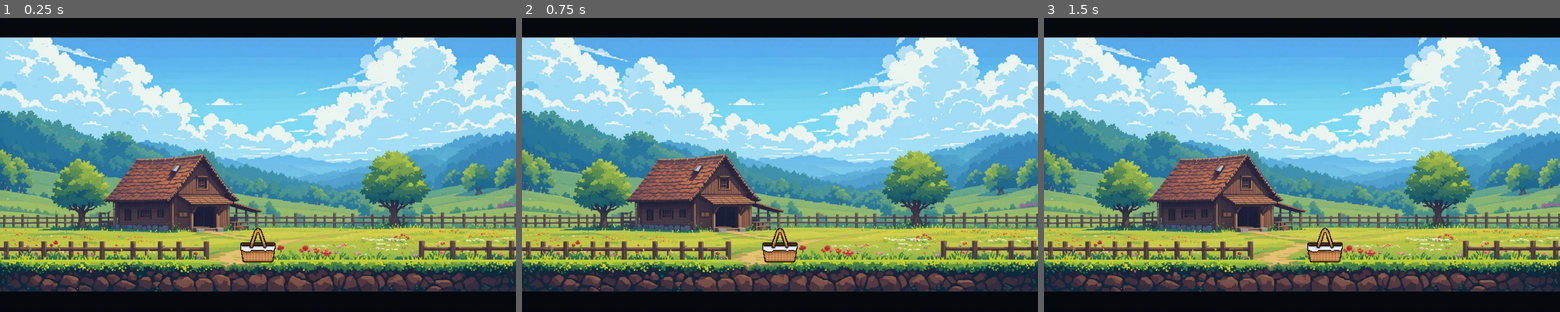
Above: before the commit, frames 1-3 (left to right).
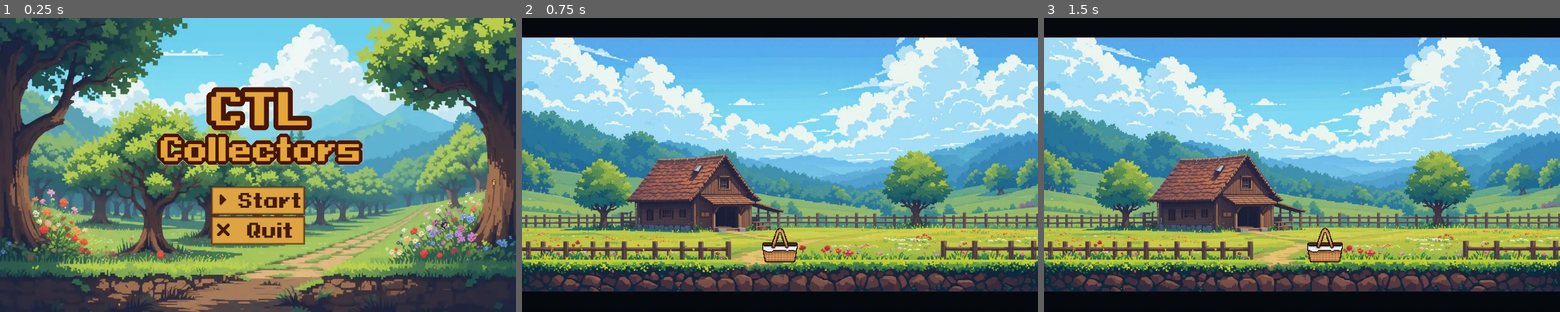
Above: after the commit, the same moments.

Repository: DevCadion/Projeto-Game-Collectors
Game: Godot game, scene res://scens/title_screen.tscn
The game is run twice, just before and just after one commit, with the same random seed, the same clock (stepped at 60 frames per second) and the same inputs. Before the commit the project starts from res://scens/game.tscn.
Inputs (mouse positions are in pixels of both pictures, inside the frame that each line leads up to):
- Up to frame 1 (0.25 s): no input
- Up to frame 2 (0.75 s): click (780, 200) at 0.5 s, where only the run after the commit has a clickable "Start"
- Up to frame 3 (1.5 s): tap Enter at 1.25 s; hold D (direita) from 1.28 s (still down)

The runs differ from the first frame. In frame 1, 94% of the frame differs, in the area x 0-100%, y 0-100%; in frame 2, nothing differs; in frame 3, nothing differs.

Commit message:
TitleScreen

Diff:
--- a/project.godot
+++ b/project.godot
@@ -11,7 +11,7 @@
 [application]
 
 config/name="Collectors"
-run/main_scene="uid://o7p1mm6x1n1t"
+run/main_scene="uid://w45lcjgfc5cc"
 config/features=PackedStringArray("4.4", "Mobile")
 
 [display]
--- /dev/null
+++ b/scens/title_screen.tscn
@@ -0,0 +1,59 @@
+[gd_scene load_steps=6 format=3 uid="uid://w45lcjgfc5cc"]
+
+[ext_resource type="Texture2D" uid="uid://ctae12muhth57" path="res://sprites/menu.jpeg" id="1_fhlg3"]
+[ext_resource type="Script" uid="uid://dwvbawxpodrv7" path="res://scripts/Title.gd" id="1_urp0v"]
+[ext_resource type="Texture2D" uid="uid://bgwr62tces060" path="res://sprites/CTL_Collectors_no_bg_small.png" id="2_gtuqw"]
+[ext_resource type="Theme" uid="uid://dgo24lfwdkafo" path="res://themes/title_screen.tres" id="3_vgkvh"]
+[ext_resource type="Theme" uid="uid://dihwgyfxyun0e" path="res://themes/title_quit.tres" id="4_hsc7e"]
+
+[node name="TitleScreen" type="Control"]
+layout_mode = 3
+anchors_preset = 15
+anchor_right = 1.0
+anchor_bottom = 1.0
+grow_horizontal = 2
+grow_vertical = 2
+script = ExtResource("1_urp0v")
+
+[node name="BG" type="TextureRect" parent="."]
+layout_mode = 0
+offset_right = 40.0
+offset_bottom = 40.0
+texture = ExtResource("1_fhlg3")
+
+[node name="MarginContainer" type="MarginContainer" parent="."]
+layout_mode = 1
+anchors_preset = 15
+anchor_right = 1.0
+anchor_bottom = 1.0
+grow_horizontal = 2
+grow_vertical = 2
+theme_override_constants/margin_top = 0
+
+[node name="HBoxContainer" type="HBoxContainer" parent="MarginContainer"]
+layout_mode = 2
+size_flags_horizontal = 4
+size_flags_vertical = 4
+
+[node name="VBoxContainer" type="VBoxContainer" parent="MarginContainer/HBoxContainer"]
+layout_mode = 2
+size_flags_horizontal = 4
+
+[node name="Logo" type="TextureRect" parent="MarginContainer/HBoxContainer/VBoxContainer"]
+layout_mode = 2
+texture = ExtResource("2_gtuqw")
+
+[node name="Start_btn" type="Button" parent="MarginContainer/HBoxContainer/VBoxContainer"]
+layout_mode = 2
+size_flags_horizontal = 4
+theme = ExtResource("3_vgkvh")
+text = "Start"
+
+[node name="Quit_bnt" type="Button" parent="MarginContainer/HBoxContainer/VBoxContainer"]
+layout_mode = 2
+size_flags_horizontal = 4
+theme = ExtResource("4_hsc7e")
+text = "Quit "
+
+[connection signal="pressed" from="MarginContainer/HBoxContainer/VBoxContainer/Start_btn" to="." method="_on_start_btn_pressed"]
+[connection signal="pressed" from="MarginContainer/HBoxContainer/VBoxContainer/Quit_bnt" to="." method="_on_quit_bnt_pressed"]
--- /dev/null
+++ b/scripts/Title.gd
@@ -0,0 +1,10 @@
+extends Control
+
+
+
+func _on_start_btn_pressed() -> void:
+	get_tree().change_scene_to_file("res://scens/game.tscn")
+
+
+func _on_quit_bnt_pressed() -> void:
+	get_tree().quit()
--- /dev/null
+++ b/themes/title_quit.tres
@@ -0,0 +1,79 @@
+[gd_resource type="Theme" load_steps=8 format=3 uid="uid://dihwgyfxyun0e"]
+
+[ext_resource type="FontFile" uid="uid://bvg42fsbvfptu" path="res://fonts/PixeloidSans-Bold.ttf" id="1_b8h4u"]
+[ext_resource type="Texture2D" uid="uid://dhtlv1dk6iqit" path="res://sprites/outimage.png" id="2_35u6v"]
+
+[sub_resource type="StyleBoxFlat" id="StyleBoxFlat_liyf3"]
+content_margin_left = 4.0
+content_margin_top = 4.0
+content_margin_right = 4.0
+content_margin_bottom = 4.0
+bg_color = Color(0.1, 0.1, 0.1, 0.3)
+corner_radius_top_left = 3
+corner_radius_top_right = 3
+corner_radius_bottom_right = 3
+corner_radius_bottom_left = 3
+corner_detail = 5
+
+[sub_resource type="StyleBoxFlat" id="StyleBoxFlat_ip1x2"]
+bg_color = Color(0.870588, 0.643137, 0.262745, 1)
+border_width_left = 6
+border_width_top = 6
+border_width_right = 6
+border_width_bottom = 6
+border_color = Color(0.266667, 0.105882, 0.0117647, 1)
+border_blend = true
+
+[sub_resource type="StyleBoxFlat" id="StyleBoxFlat_pr06a"]
+bg_color = Color(0.870588, 0.643137, 0.262745, 1)
+border_width_left = 6
+border_width_top = 6
+border_width_right = 6
+border_width_bottom = 6
+border_color = Color(0.266667, 0.105882, 0.0117647, 1)
+border_blend = true
+
+[sub_resource type="StyleBoxFlat" id="StyleBoxFlat_hsc7e"]
+bg_color = Color(0.870588, 0.643137, 0.262745, 1)
+border_width_left = 6
+border_width_top = 6
+border_width_right = 6
+border_width_bottom = 6
+border_color = Color(0.266667, 0.105882, 0.0117647, 1)
+border_blend = true
+
+[sub_resource type="StyleBoxFlat" id="StyleBoxFlat_urp0v"]
+bg_color = Color(0.870588, 0.643137, 0.262745, 1)
+border_width_left = 6
+border_width_top = 6
+border_width_right = 6
+border_width_bottom = 6
+border_color = Color(0.266667, 0.266667, 0.0666667, 0.733333)
+
+[resource]
+Button/colors/font_color = Color(0.266667, 0.105882, 0.0117647, 1)
+Button/colors/font_disabled_color = Color(0.875, 0.875, 0.875, 0.5)
+Button/colors/font_focus_color = Color(0.95, 0.95, 0.95, 1)
+Button/colors/font_hover_color = Color(0.95, 0.95, 0.95, 1)
+Button/colors/font_hover_pressed_color = Color(1, 1, 1, 1)
+Button/colors/font_outline_color = Color(0, 0, 0, 1)
+Button/colors/font_pressed_color = Color(1, 1, 1, 1)
+Button/colors/icon_disabled_color = Color(1, 1, 1, 0.4)
+Button/colors/icon_focus_color = Color(1, 1, 1, 1)
+Button/colors/icon_hover_color = Color(1, 1, 1, 1)
+Button/colors/icon_hover_pressed_color = Color(1, 1, 1, 1)
+Button/colors/icon_normal_color = Color(1, 1, 1, 1)
+Button/colors/icon_pressed_color = Color(1, 1, 1, 1)
+Button/constants/align_to_largest_stylebox = 0
+Button/constants/h_separation = 38
+Button/constants/icon_max_width = 50
+Button/constants/line_spacing = -22
+Button/constants/outline_size = 0
+Button/font_sizes/font_size = 50
+Button/fonts/font = ExtResource("1_b8h4u")
+Button/icons/icon = ExtResource("2_35u6v")
+Button/styles/disabled = SubResource("StyleBoxFlat_liyf3")
+Button/styles/focus = SubResource("StyleBoxFlat_ip1x2")
+Button/styles/hover = SubResource("StyleBoxFlat_pr06a")
+Button/styles/normal = SubResource("StyleBoxFlat_hsc7e")
+Button/styles/pressed = SubResource("StyleBoxFlat_urp0v")
--- /dev/null
+++ b/themes/title_screen.tres
@@ -0,0 +1,79 @@
+[gd_resource type="Theme" load_steps=8 format=3 uid="uid://dgo24lfwdkafo"]
+
+[ext_resource type="FontFile" uid="uid://bvg42fsbvfptu" path="res://fonts/PixeloidSans-Bold.ttf" id="1_mdlp4"]
+[ext_resource type="Texture2D" uid="uid://c4u20vxeh8rgt" path="res://sprites/playimage.png" id="2_gwcq8"]
+
+[sub_resource type="StyleBoxFlat" id="StyleBoxFlat_liyf3"]
+content_margin_left = 4.0
+content_margin_top = 4.0
+content_margin_right = 4.0
+content_margin_bottom = 4.0
+bg_color = Color(0.1, 0.1, 0.1, 0.3)
+corner_radius_top_left = 3
+corner_radius_top_right = 3
+corner_radius_bottom_right = 3
+corner_radius_bottom_left = 3
+corner_detail = 5
+
+[sub_resource type="StyleBoxFlat" id="StyleBoxFlat_ip1x2"]
+bg_color = Color(0.870588, 0.643137, 0.262745, 1)
+border_width_left = 6
+border_width_top = 6
+border_width_right = 6
+border_width_bottom = 6
+border_color = Color(0.266667, 0.105882, 0.0117647, 1)
+border_blend = true
+
+[sub_resource type="StyleBoxFlat" id="StyleBoxFlat_pr06a"]
+bg_color = Color(0.870588, 0.643137, 0.262745, 1)
+border_width_left = 6
+border_width_top = 6
+border_width_right = 6
+border_width_bottom = 6
+border_color = Color(0.266667, 0.105882, 0.0117647, 1)
+border_blend = true
+
+[sub_resource type="StyleBoxFlat" id="StyleBoxFlat_hsc7e"]
+bg_color = Color(0.870588, 0.643137, 0.262745, 1)
+border_width_left = 6
+border_width_top = 6
+border_width_right = 6
+border_width_bottom = 6
+border_color = Color(0.266667, 0.105882, 0.0117647, 1)
+border_blend = true
+
+[sub_resource type="StyleBoxFlat" id="StyleBoxFlat_urp0v"]
+bg_color = Color(0.870588, 0.643137, 0.262745, 1)
+border_width_left = 6
+border_width_top = 6
+border_width_right = 6
+border_width_bottom = 6
+border_color = Color(0.266667, 0.266667, 0.0666667, 0.733333)
+
+[resource]
+Button/colors/font_color = Color(0.266667, 0.105882, 0.0117647, 1)
+Button/colors/font_disabled_color = Color(0.875, 0.875, 0.875, 0.5)
+Button/colors/font_focus_color = Color(0.95, 0.95, 0.95, 1)
+Button/colors/font_hover_color = Color(0.95, 0.95, 0.95, 1)
+Button/colors/font_hover_pressed_color = Color(1, 1, 1, 1)
+Button/colors/font_outline_color = Color(0, 0, 0, 1)
+Button/colors/font_pressed_color = Color(1, 1, 1, 1)
+Button/colors/icon_disabled_color = Color(1, 1, 1, 0.4)
+Button/colors/icon_focus_color = Color(1, 1, 1, 1)
+Button/colors/icon_hover_color = Color(1, 1, 1, 1)
+Button/colors/icon_hover_pressed_color = Color(1, 1, 1, 1)
+Button/colors/icon_normal_color = Color(1, 1, 1, 1)
+Button/colors/icon_pressed_color = Color(1, 1, 1, 1)
+Button/constants/align_to_largest_stylebox = 0
+Button/constants/h_separation = 15
+Button/constants/icon_max_width = 50
+Button/constants/line_spacing = -22
+Button/constants/outline_size = 0
+Button/font_sizes/font_size = 50
+Button/fonts/font = ExtResource("1_mdlp4")
+Button/icons/icon = ExtResource("2_gwcq8")
+Button/styles/disabled = SubResource("StyleBoxFlat_liyf3")
+Button/styles/focus = SubResource("StyleBoxFlat_ip1x2")
+Button/styles/hover = SubResource("StyleBoxFlat_pr06a")
+Button/styles/normal = SubResource("StyleBoxFlat_hsc7e")
+Button/styles/pressed = SubResource("StyleBoxFlat_urp0v")
Not shown: 1 places in scens/menu.tscn that only renumber resources
Not shown, added: scripts/Title.gd.uid
Binary file added: sprites/CTL_Collectors_no_bg_small.png
Not shown, added: sprites/CTL_Collectors_no_bg_small.png.import
